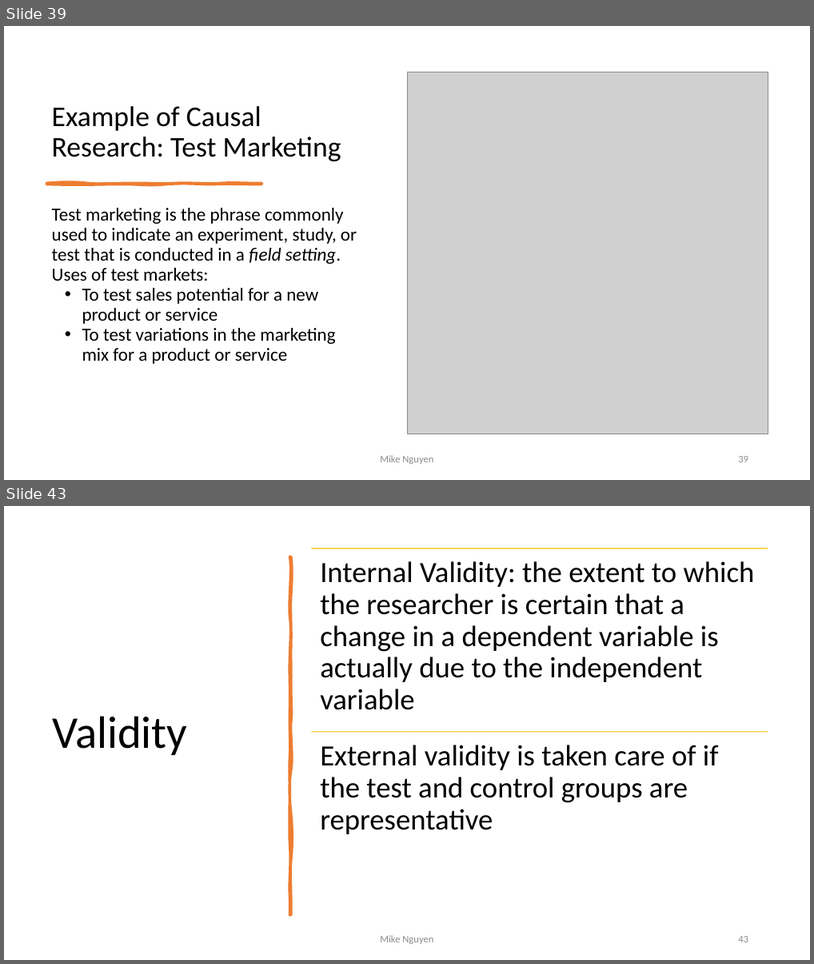
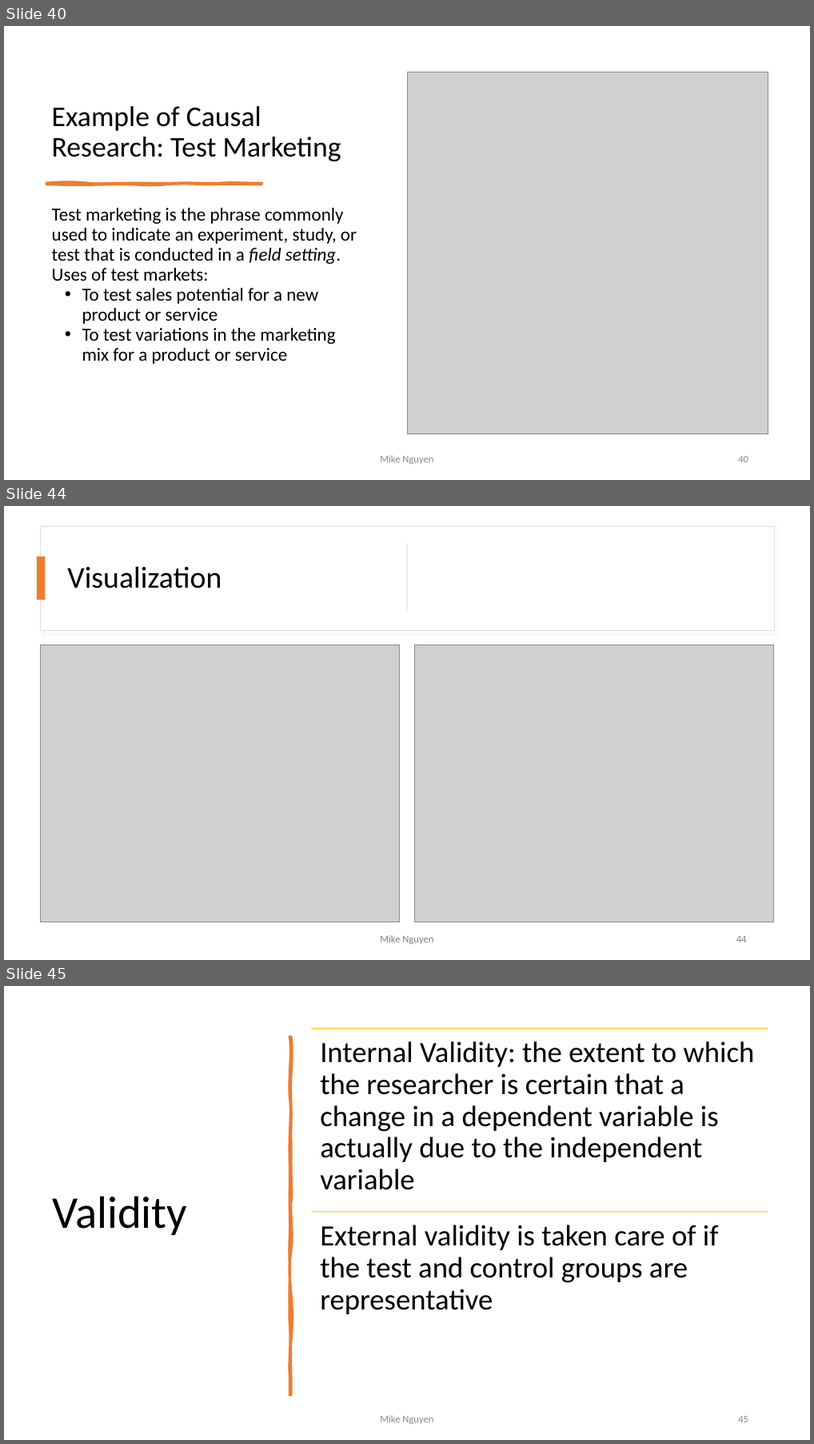
Before and after one commit to mikenguyen13/mar4050_S23_2, a slide deck: lectures/3/1_Research Design.pptx. Shown one above the other, each under a label of ours: slides 39 and 43 before the commit, slides 40, 44 and 45 after it; the slides between them are not shown. The pictures are 814x964 and 814x1444 pixels, drawn with LibreOffice and Linux fonts; fonts in the diff are those of the drawing; grey boxes stand for pictures. Boxes give left, top, right and bottom in pixels: in the first picture for what was removed or moved away, otherwise in the second. Text is boxed around its words. In the diff, an @@ line names an element or a change of style, - is before the commit and + after.

```diff
--- a/lectures/3/1_Research Design.pptx
+++ b/lectures/3/1_Research Design.pptx
@@ slide 44 added at <box>4,506,810,960</box>, background #FFFFFF @@
@@ rectangle added at <box>40,526,774,630</box>, fill #FFFFFF, outline #DEDEDE 1 pt @@
@@ rectangle added at <box>407,544,408,611</box>, fill #D5D5D5 @@
@@ rectangle added at <box>37,557,45,600</box>, fill #ED7D31 @@
@@ title added at <box>67,566,222,588</box>, 36 pt, text #000000 @@
+Visualization
@@ picture added at <box>40,645,400,922</box> @@
@@ picture added at <box>414,644,774,921</box> @@
@@ text added at <box>380,935,434,944</box>, 12 pt, text #808080 @@
+Mike Nguyen
@@ page number added at <box>737,936,747,942</box>, 12 pt, text #808080 @@
+44
@@ what was slide 39 is now slide 40 @@
@@ page number at <box>738,456,749,462</box>: text changed @@
-39
+40
@@ what was slide 43 is now slide 45 @@
```
Also in this commit, not shown: 9 slides changed, 3 other slides added, 1 slide removed.
